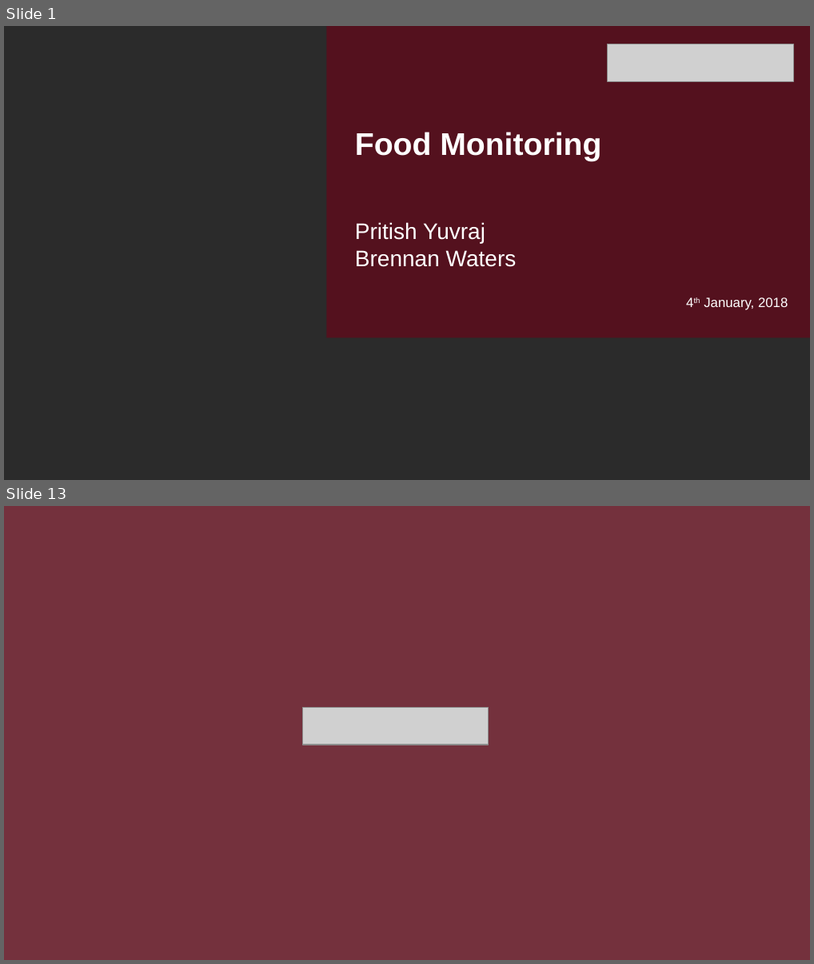
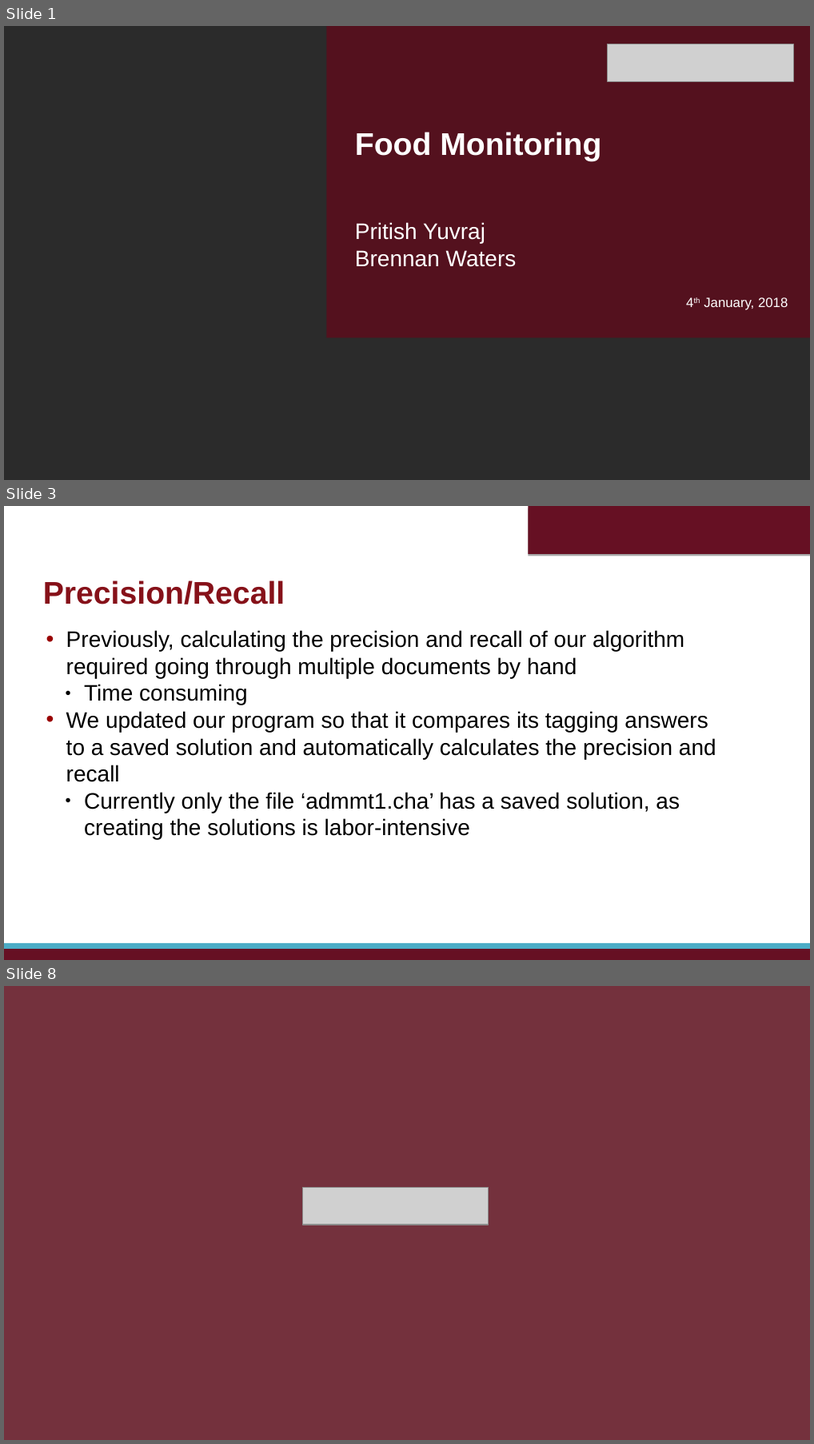
Before and after one commit to bwaters34/foodMonitoringNLP, a slide deck: Presentation/presentation1-11.pptx. Shown one above the other, each under a label of ours: slides 1 and 13 before the commit, slides 1, 3 and 8 after it; the slides between them are not shown. The pictures are 814x964 and 814x1444 pixels, drawn with LibreOffice and Linux fonts; fonts in the diff are those of the drawing; grey boxes stand for pictures; background and template pictures are left out; a plain dark background stands for a picture behind light text. Boxes give left, top, right and bottom in pixels: in the first picture for what was removed or moved away, otherwise in the second. Text is boxed around its words. In the diff, an @@ line names an element or a change of style, - is before the commit and + after.

```diff
--- a/Presentation/presentation1-11.pptx
+++ b/Presentation/presentation1-11.pptx
@@ slide 3 added at (4, 506, 810, 960), background #FFFFFF @@
@@ rectangle added at (528, 506, 810, 554), fill #661023 @@
@@ text added at (43, 580, 285, 604), 28 pt, text #861119, bold @@
+Precision/Recall
@@ text added at (66, 630, 717, 840), 20 pt, text #000000 @@
+• Previously, calculating the precision and recall of our algorithm required going through multiple documents by hand
+  ● Time consuming
+• We updated our program so that it compares its tagging answers to a saved solution and automatically calculates the precision and recall
+  ● Currently only the file ‘admmt1.cha’ has a saved solution, as creating the solutions is labor-intensive
@@ rectangle added at (4, 948, 810, 960), fill #661023 @@
@@ rectangle added at (4, 943, 810, 948), fill #4BACC6 @@
@@ what was slide 13 is now slide 8 @@
```
Also in this commit, not shown: 1 slide changed, 4 other slides added, 10 slides removed, 1 other file.
